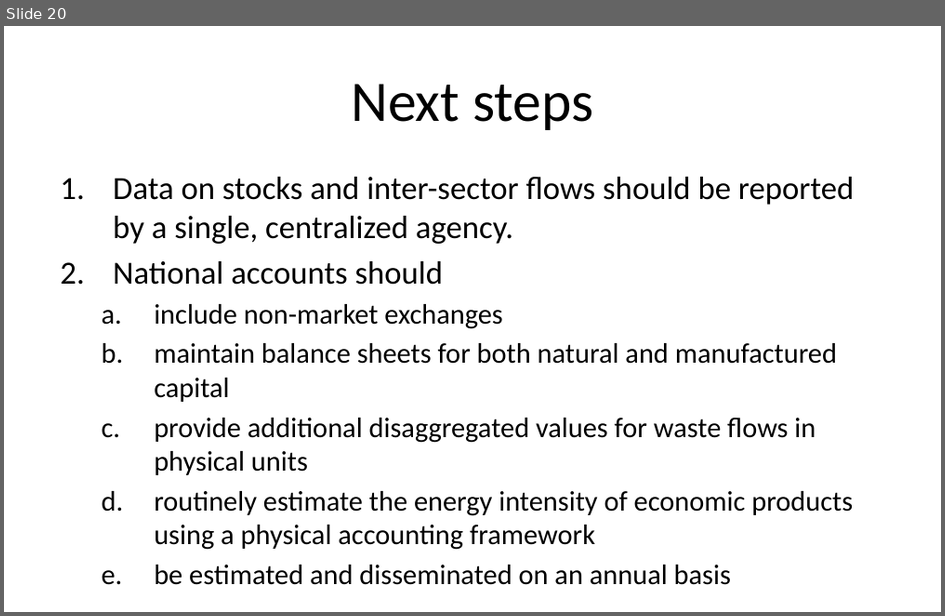
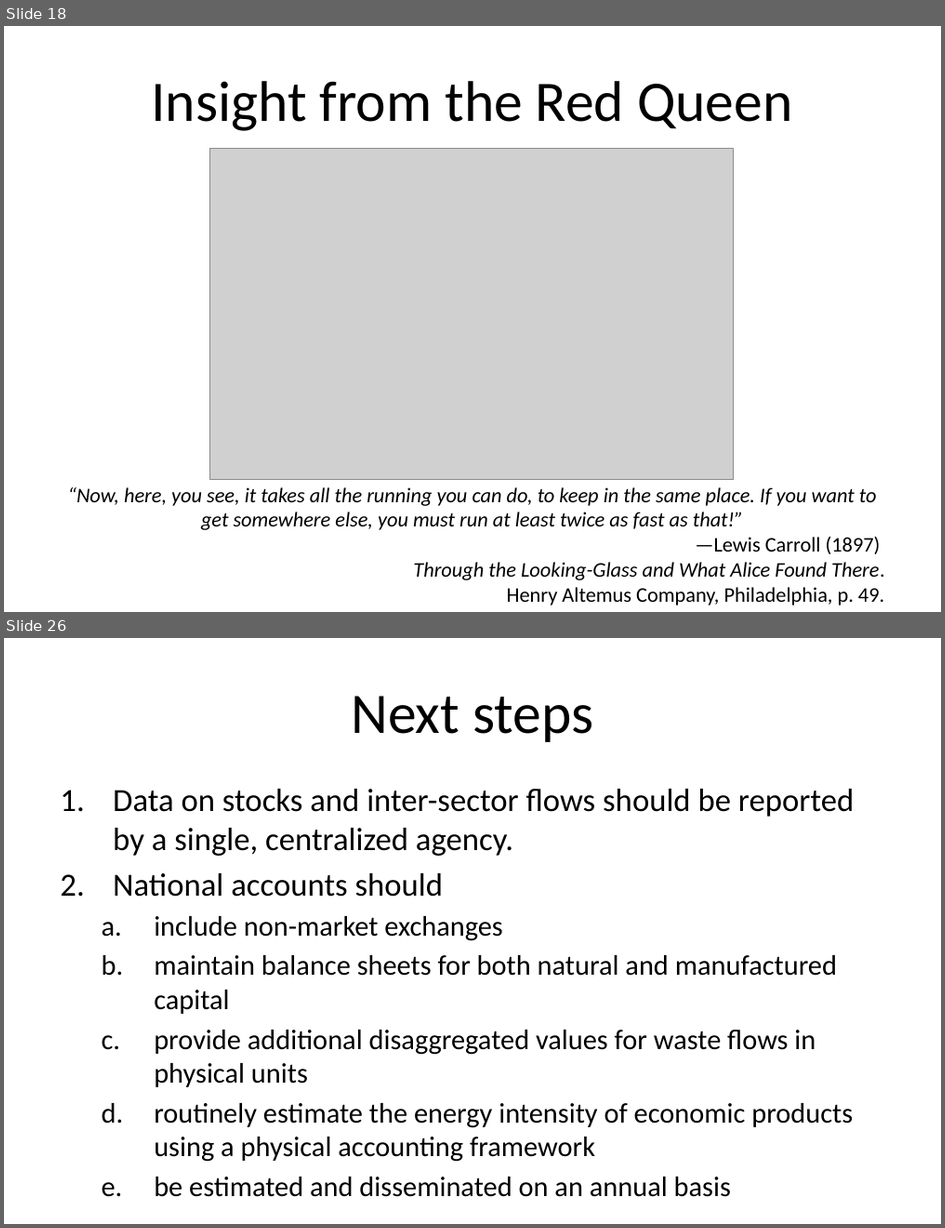
Before and after one commit to MatthewHeun/Dynamic-IO-Modeling, a slide deck: Book_launch/Book_launch_MCD_v2.pptx. Shown one above the other, each under a label of ours: slide 20 before the commit, slides 18 and 26 after it; the slides between them are not shown. The pictures are 945x616 and 945x1228 pixels, drawn with LibreOffice and Linux fonts; fonts in the diff are those of the drawing; grey boxes stand for pictures. Boxes give left, top, right and bottom in pixels: in the first picture for what was removed or moved away, otherwise in the second. Text is boxed around its words. In the diff, an @@ line names an element or a change of style, - is before the commit and + after.

```diff
--- a/Book_launch/Book_launch_MCD_v2.pptx
+++ b/Book_launch/Book_launch_MCD_v2.pptx
@@ slide 18 added at (x1=4, y1=26, x2=941, y2=612), background #FFFFFF @@
@@ title added at (x1=151, y1=81, x2=793, y2=131), 44 pt, text #000000 @@
+Insight from the Red Queen
@@ picture added at (x1=210, y1=149, x2=733, y2=480) @@
@@ text added at (x1=68, y1=487, x2=885, y2=605), 16 pt, text #000000, italic @@
+“Now, here, you see, it takes all the running you can do, to keep in the same place. If you want to get somewhere else, you must run at least twice as fast as that!”
+—Lewis Carroll (1897)
+Through the Looking-Glass and What Alice Found There.
+Henry Altemus Company, Philadelphia, p. 49.
@@ what was slide 20 is now slide 26 @@
```
Also in this commit, not shown: 4 slides changed, 5 other slides added.
